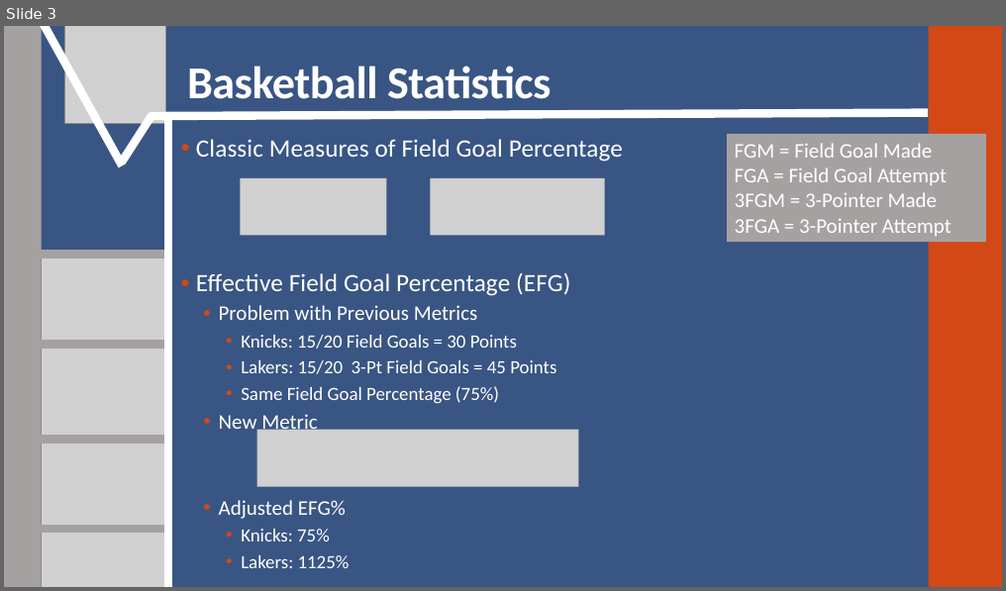
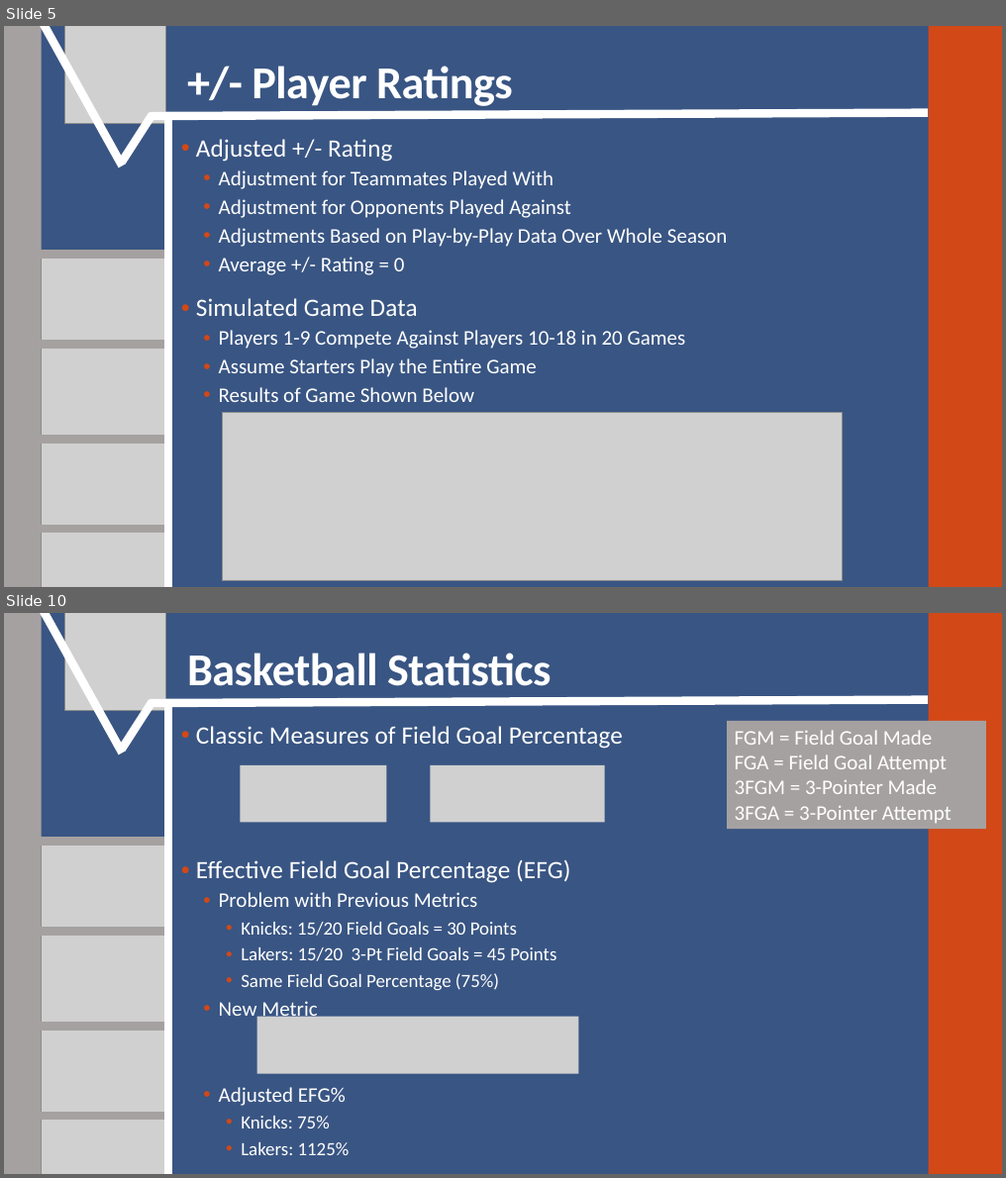
Before and after one commit to SuperMarioGiacomazzo/STOR390_WEBSITE, a slide deck: Slides/Basketball 2/Basketball_2_Lecture.pptx. Shown one above the other, each under a label of ours: slide 3 before the commit, slides 5 and 10 after it; the slides between them are not shown. The pictures are 1006x591 and 1006x1178 pixels, drawn with LibreOffice and Linux fonts; fonts in the diff are those of the drawing; grey boxes stand for pictures. Boxes give left, top, right and bottom in pixels: in the first picture for what was removed or moved away, otherwise in the second. Text is boxed around its words. In the diff, an @@ line names an element or a change of style, - is before the commit and + after.

```diff
--- a/Slides/Basketball 2/Basketball_2_Lecture.pptx
+++ b/Slides/Basketball 2/Basketball_2_Lecture.pptx
@@ slide 5 added at (4,26,1002,587), background #395583; not listed: 2 template elements that a slide beside it also shows @@
@@ line added from (40, 26) to (122, 166), #FFFFFF 8 pt @@
@@ picture added at (64,26,165,123) @@
@@ title added at (252,66,513,106), 44 pt, text #FFFFFF, bold @@
++/- Player Ratings
@@ line added from (150, 116) to (928, 113), #FFFFFF 8 pt @@
@@ line added from (122, 162) to (152, 115), #FFFFFF 8 pt @@
@@ line added from (168, 587) to (168, 115), #FFFFFF 8 pt @@
@@ text added at (196,139,728,402), 20 pt, text #FFFFFF @@
+• Adjusted +/- Rating
+  • Adjustment for Teammates Played With
+  • Adjustment for Opponents Played Against
+  • Adjustments Based on Play-by-Play Data Over Whole Season
+  • Average +/- Rating = 0
+• Simulated Game Data
+  • Players 1-9 Compete Against Players 10-18 in 20 Games
+  • Assume Starters Play the Entire Game
+  • Results of Game Shown Below
@@ line added from (35, 255) to (165, 255), #A6A1A1 8 pt @@
@@ picture added at (41,257,171,348) @@
@@ line added from (34, 344) to (164, 344), #A6A1A1 8 pt @@
@@ picture added at (42,348,172,439) @@
@@ line added from (35, 439) to (165, 439), #A6A6A6 8 pt @@
@@ line added from (35, 439) to (165, 439), #A6A1A1 8 pt @@
@@ picture added at (222,413,842,581) @@
@@ picture added at (41,442,171,533) @@
@@ line added from (34, 529) to (164, 529), #A6A1A1 8 pt @@
@@ picture added at (42,533,172,587) @@
@@ what was slide 3 is now slide 10 @@
```
Also in this commit, not shown: 7 other slides added, 1 slide removed, 11 other files.
